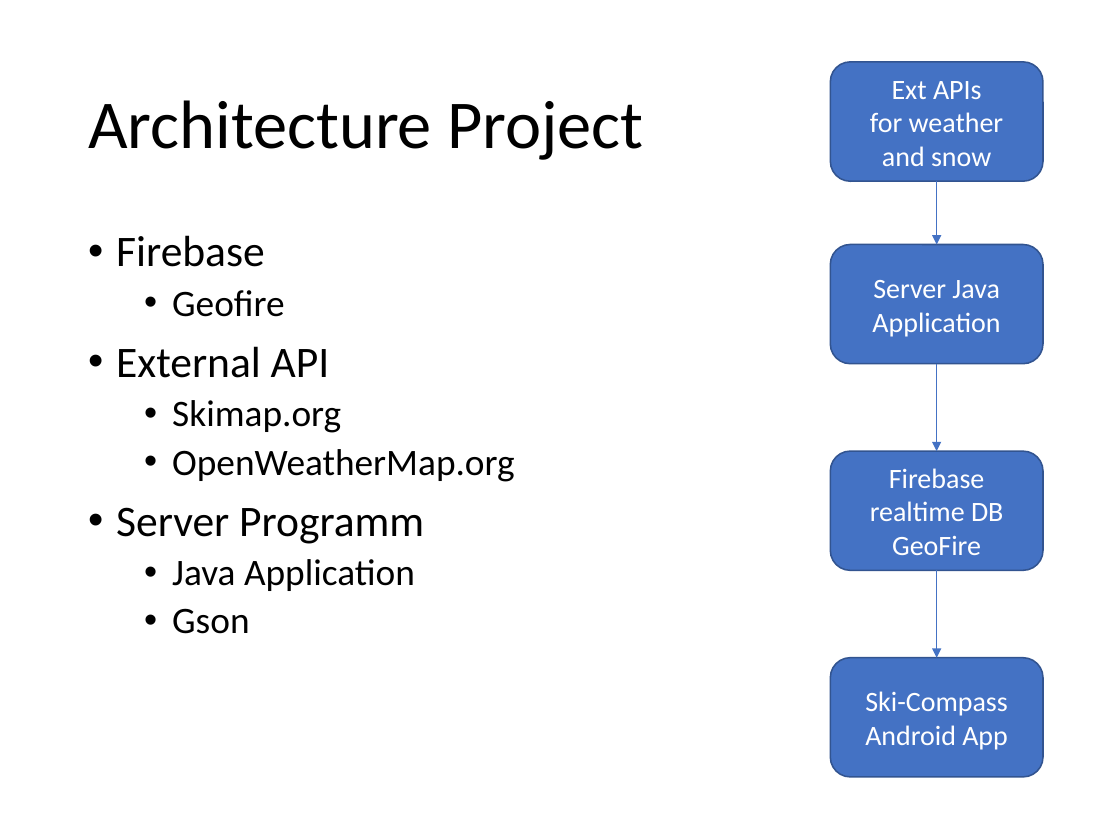
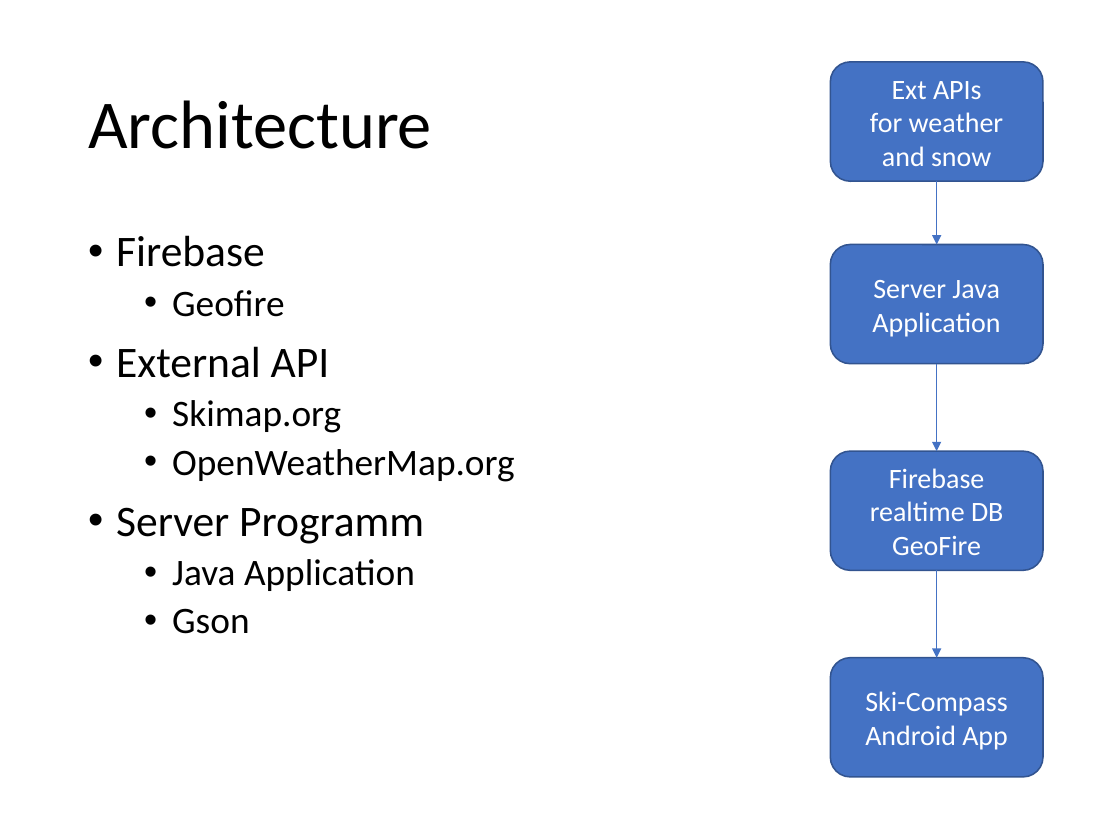
Before and after one commit to MSE-MobOP/Ski-Compass, a slide deck: slide 7 of Documents/Presentation/Presentation.pptx. Drawn at 1120x840 pixels with LibreOffice and Linux fonts; fonts in the diff are those of the drawing. Boxes give left, top, right and bottom in pixels: in the first picture for what was removed or moved away, otherwise in the second. Text is boxed around its words. In the diff, an @@ line names an element or a change of style, - is before the commit and + after.

Commit message:
Updated Overview page. Same title to all architecture pages

```diff
--- a/Documents/Presentation/Presentation.pptx
+++ b/Documents/Presentation/Presentation.pptx
@@ title at box(88, 100, 432, 149): text changed @@
-Architecture Project
+Architecture
```
Also in this commit, not shown: 4 other slides changed.
